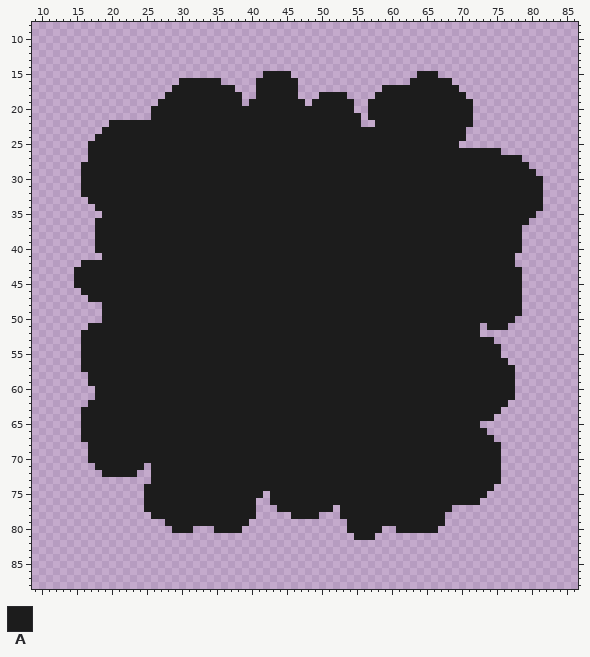
Two states of a sprite sheet, Assets/Textures/Hazards/EAE0FB6B-7572-46ED-9C84-A07CC5130512 2 2 2.png. This is how it looked before the edit.
The file is 96x96 pixels. Shown: x 9..86, y 8..88.
Palette (. is transparent): A #1c1c1c
New version:
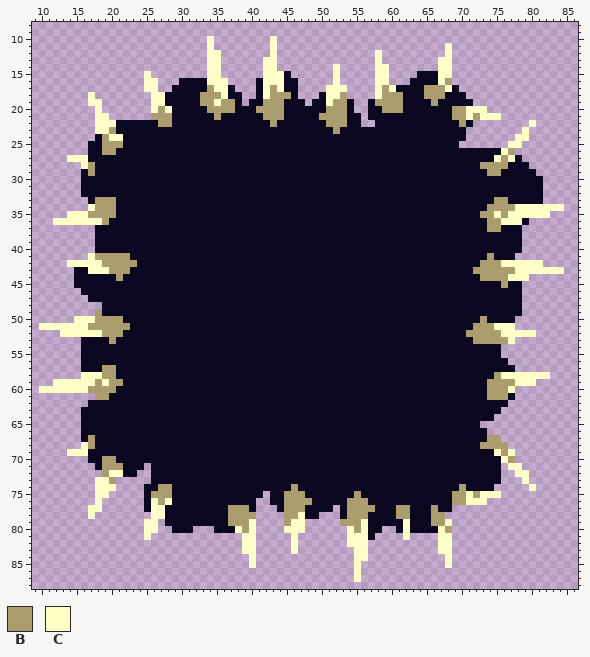
Colours new in this view: B #ac9d6f  C #feffc6
Edits made:
colour A: #1c1c1c -> #0c0720
Changed rows in their new state; - is a pixel that keeps its letter.
first column x 14:
10 --------------------C--------C-------------------------------------
11 --------------------C--------C------------------------C------------
12 --------------------CC-------C--------------C---------C------------
13 --------------------CC------CC--------------C--------CC------------
14 --------------------CC------CC--------C-----CC-------CC------------
15 -----------C--------CC------CCC-------C-----CC-------CC------------
16 -----------CC-------CCC-----CCC-------C-----CC-------CB------------
17 -----------CC-------BCC-----CBC------CCC----CBC----BBBC------------
18 ---C--------CC-----BBBC-----CBBB-----CCB----CBBB---BBB-------------
19 ---CC-------CC-----BBCBB----BBB------CBB----BBBB----B--------------
20 ----C-------CBC-----BBBB---BBBB------BBB-----BBB-------BBCCC-------
21 ----CC------BBB------B------BBB-----BBBB---------------BBCBCCC-----
22 ----CCC------BB--------------B-------BBB----------------B---------C
23 ----CCB-------------------------------B--------------------------C-
24 -----BCC--------------------------------------------------------CC-
25 -----BBB-------------------------------------------------------CC--
26 -----BB-------------------------------------------------------CB---
27 CCC----------------------------------------------------------CBC---
28 --CB-------------------------------------------------------BBBB----
29 ---B--------------------------------------------------------BB-----
first column x 12:
33 ------BBB------------------------------------------------------BB--------
34 -----CBBB-----------------------------------------------------BBBBCCCCCCC
35 --CCCBBBB----------------------------------------------------BBCBCCCCCC--
36 CCCCCCCB------------------------------------------------------BBCCC------
37 --------------------------------------------------------------BB---------
first column x 14:
41 ---CBBBBB---------------------------------------------------B----------
42 CCCCCBBBBB-------------------------------------------------BBBCCCCCC---
43 ---CCCBBB-------------------------------------------------BBBBBBCCCCCCC
44 -------B---------------------------------------------------BBBBCCC-----
45 --------------------------------------------------------------B--------
first column x 10:
49 --------B--------------------------------------------------------------
50 -----CCCBBBB---------------------------------------------------B-------
51 CCCCCCCBBBBBB-------------------------------------------------BBBCCC---
52 ---CCCCCCBBB-------------------------------------------------BBBBBCCCCC
53 ----------B---------------------------------------------------BBBBBC---
first column x 10:
57 ---------BB--------------------------------------------------------------
58 ------CCCBB------------------------------------------------------BCCCCCCC
59 --CCCCCCBCBB----------------------------------------------------BBBBCCC--
60 CCCCCCCBBBB-----------------------------------------------------BBBC-----
61 --------BB------------------------------------------------------BBB------
first column x 14:
67 ---B--------------------------------------------------------BB-----
68 --CB-------------------------------------------------------BBBB----
69 CCC----------------------------------------------------------CBC---
70 -----BB-------------------------------------------------------CB---
71 -----BBB-------------------------------------------------------CC--
72 -----BCC--------------------------------------------------------CC-
73 ----CCB----------------------------------------------------------C-
74 ----CCC------BB-----------------B-----------------------B---------C
75 ----CC------BBB----------------BBB-------B-------------BBCBCCC-----
76 ----C-------CBC----------------BBBB-----BBB------------BBCCC-------
77 ---CC-------CC---------BBB-----BBB------BBBB---BB---B--------------
78 ---C--------CC---------BBBB----BBC------BBB----BB---BB-------------
79 -----------CC----------BBBC----BCC-----BBBC-----C---BBC------------
80 -----------CC-----------CBC----CCC------CBC-----C----CB------------
81 -----------C-------------CC-----C-------CCC-----C----CC------------
82 -------------------------CC-----C-------CCC----------CC------------
83 -------------------------CC-----C--------CC----------CC------------
84 --------------------------C--------------CC-----------C------------
85 --------------------------C--------------C------------C------------
86 -----------------------------------------C-------------------------
87 -----------------------------------------C-------------------------
Boxes around the changes in both pictures, in picture pixels (x1, y1, x2, y2):
changed: (39, 36, 564, 582)
